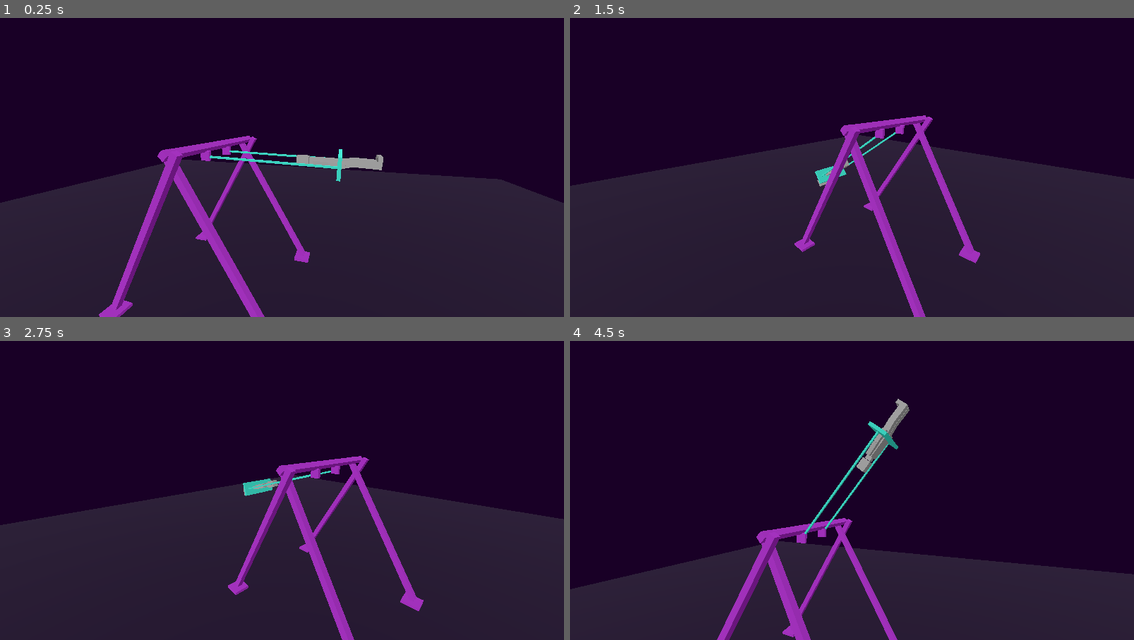
Above: before the commit, frames 1-4 (two rows, left to right).
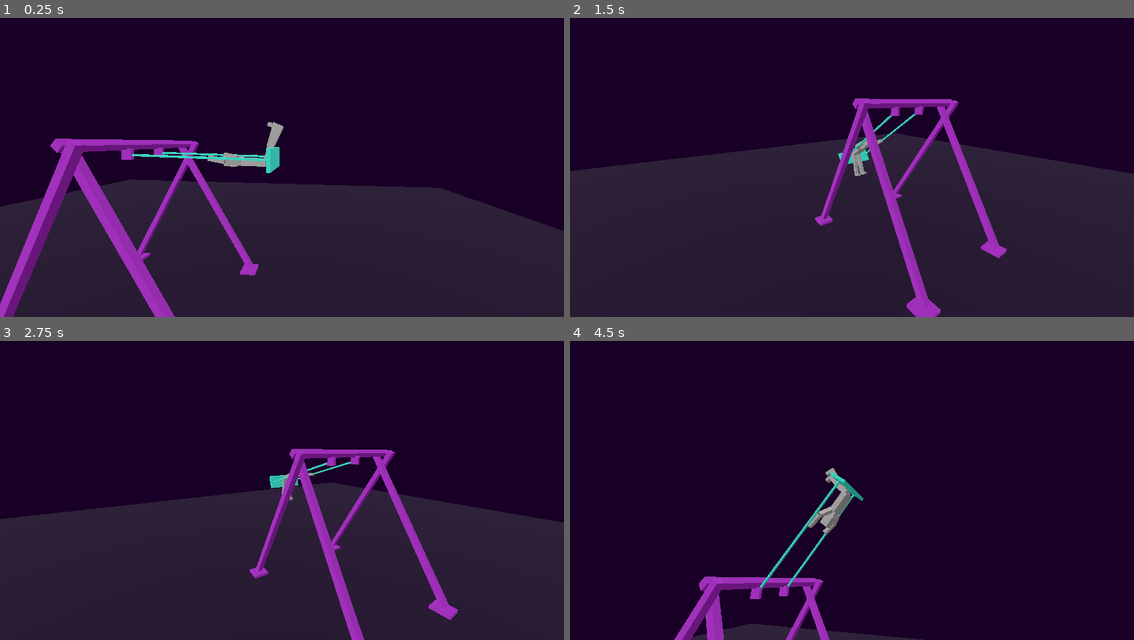
Above: after the commit, the same moments.

Repository: gheja/miniswing
Game: Godot game, scene res://scenes/main_level.tscn
Same seed, same stepped clock (60 frames per second), same inputs: the game is played once before the commit and once after it.
Inputs:
- Up to frame 1 (0.25 s): no input
- Up to frame 2 (1.5 s): tap Enter (action_go) at 0.5, 1.35 s; hold Enter (action_go) 0.53-1.28 s
- Up to frame 3 (2.75 s): hold Enter (action_go) from 2.03 s (still down)
- Up to frame 4 (4.5 s): release Enter (action_go) at 2.78 s; tap Enter (action_go) at 2.85, 4.35 s; hold Enter (action_go) 3.53-4.28 s

The runs differ from the first frame. In frame 1, 15% of the frame differs, in the area x 0-100%, y 34-100%; in frame 2, 8.4%; in frame 3, 7.7%; in frame 4, 28%, in the area x 0-100%, y 19-100%.

Commit message:
Updated character poses

Diff:
--- a/src/scenes/main_level.tscn
+++ b/src/scenes/main_level.tscn
@@ -16,16 +16,34 @@
 [node name="LevelObjects" type="Node3D" parent="."]
 
 [node name="PlayerCharacter" parent="LevelObjects" instance=ExtResource("2_7cews")]
+transform = Transform3D(1, 0, 0, 0, 1, 0, 0, 0, 1, 0, 0.476462, 0)
+
+[node name="ArmLeft2" parent="LevelObjects/PlayerCharacter/Visuals/Body/ArmLeft" index="1"]
+transform = Transform3D(0.992984, -0.118248, 0, 0.118248, 0.992984, 0, 0, 0, 1, 0.00422019, -0.216935, 0)
+
+[node name="ArmRight" parent="LevelObjects/PlayerCharacter/Visuals/Body" index="3"]
+transform = Transform3D(0.990033, -0.140832, 0, 0.140832, 0.990033, 0, 0, 0, 1, 0.109512, 0.339364, 0)
+
+[node name="ArmRight2" parent="LevelObjects/PlayerCharacter/Visuals/Body/ArmRight" index="1"]
+transform = Transform3D(0.995073, 0.0991461, 0, -0.0991461, 0.995073, 0, 0, 0, 1, 0.00422018, -0.216935, 0)
+
+[node name="LegLeft" parent="LevelObjects/PlayerCharacter/Visuals/Body" index="4"]
+transform = Transform3D(1, 0, 0, 0, 0.993773, -0.111417, 0, 0.111417, 0.993773, -0.0662704, -0.00827968, 0)
+
+[node name="LegRight" parent="LevelObjects/PlayerCharacter/Visuals/Body" index="5"]
+transform = Transform3D(1, 0, 0, 0, 0.993774, -0.111417, 0, 0.111417, 0.993774, 0.044616, -0.00827968, 0)
 
 [node name="SwingBase" parent="LevelObjects" instance=ExtResource("3_f0ivg")]
 
 [node name="Ground" parent="LevelObjects" instance=ExtResource("4_ieank")]
 
 [node name="SwingThing" parent="LevelObjects" instance=ExtResource("5_72jvn")]
-transform = Transform3D(1, 0, 0, 0, 0.819192, -0.573519, 0, 0.573519, 0.819192, 0, 2.44563, 0)
+transform = Transform3D(1, 0, 0, 0, 1, 0, 0, 0, 1, 0, 2.44563, 0)
 
 [node name="Camera3D" type="Camera3D" parent="."]
-transform = Transform3D(-0.5, -0.433013, 0.75, -7.45058e-09, 0.866025, 0.5, -0.866025, 0.25, -0.433013, 3, 3, -2)
+transform = Transform3D(-0.5, -0.433013, 0.75, -7.45058e-09, 0.866025, 0.5, -0.866025, 0.25, -0.433013, 2.84605, 2.61969, -2.48212)
 
 [node name="DirectionalLight3D" type="DirectionalLight3D" parent="."]
 transform = Transform3D(-0.258819, -0.683013, 0.683013, 0, 0.707107, 0.707107, -0.965926, 0.183013, -0.183013, 9, 12, 0)
+
+[editable path="LevelObjects/PlayerCharacter"]
--- a/src/scenes/player_character.tscn
+++ b/src/scenes/player_character.tscn
@@ -1,6 +1,420 @@
-[gd_scene load_steps=2 format=3 uid="uid://dbj1co43av26s"]
+[gd_scene load_steps=6 format=3 uid="uid://dbj1co43av26s"]
 
 [ext_resource type="Material" uid="uid://57v5du2uqclu" path="res://materials/white.tres" id="1_207hh"]
+
+[sub_resource type="Animation" id="Animation_yhciw"]
+length = 0.001
+tracks/0/type = "value"
+tracks/0/imported = false
+tracks/0/enabled = true
+tracks/0/path = NodePath("Visuals/Body:rotation")
+tracks/0/interp = 1
+tracks/0/loop_wrap = true
+tracks/0/keys = {
+"times": PackedFloat32Array(0),
+"transitions": PackedFloat32Array(1),
+"update": 0,
+"values": [Vector3(0, 0, 0)]
+}
+tracks/1/type = "value"
+tracks/1/imported = false
+tracks/1/enabled = true
+tracks/1/path = NodePath("Visuals/Body/Neck:rotation")
+tracks/1/interp = 1
+tracks/1/loop_wrap = true
+tracks/1/keys = {
+"times": PackedFloat32Array(0),
+"transitions": PackedFloat32Array(1),
+"update": 0,
+"values": [Vector3(0, 0, 0)]
+}
+tracks/2/type = "value"
+tracks/2/imported = false
+tracks/2/enabled = true
+tracks/2/path = NodePath("Visuals/Body/Neck/Head:rotation")
+tracks/2/interp = 1
+tracks/2/loop_wrap = true
+tracks/2/keys = {
+"times": PackedFloat32Array(0),
+"transitions": PackedFloat32Array(1),
+"update": 0,
+"values": [Vector3(0, 0, 0)]
+}
+tracks/3/type = "value"
+tracks/3/imported = false
+tracks/3/enabled = true
+tracks/3/path = NodePath("Visuals/Body/ArmLeft:rotation")
+tracks/3/interp = 1
+tracks/3/loop_wrap = true
+tracks/3/keys = {
+"times": PackedFloat32Array(0),
+"transitions": PackedFloat32Array(1),
+"update": 0,
+"values": [Vector3(0, 0, -0.159488)]
+}
+tracks/4/type = "value"
+tracks/4/imported = false
+tracks/4/enabled = true
+tracks/4/path = NodePath("Visuals/Body/ArmLeft/ArmLeft2:rotation")
+tracks/4/interp = 1
+tracks/4/loop_wrap = true
+tracks/4/keys = {
+"times": PackedFloat32Array(0),
+"transitions": PackedFloat32Array(1),
+"update": 0,
+"values": [Vector3(0, 0, 0.118525)]
+}
+tracks/5/type = "value"
+tracks/5/imported = false
+tracks/5/enabled = true
+tracks/5/path = NodePath("Visuals/Body/ArmRight:rotation")
+tracks/5/interp = 1
+tracks/5/loop_wrap = true
+tracks/5/keys = {
+"times": PackedFloat32Array(0),
+"transitions": PackedFloat32Array(1),
+"update": 0,
+"values": [Vector3(0, 0, 0.141302)]
+}
+tracks/6/type = "value"
+tracks/6/imported = false
+tracks/6/enabled = true
+tracks/6/path = NodePath("Visuals/Body/ArmRight/ArmRight2:rotation")
+tracks/6/interp = 1
+tracks/6/loop_wrap = true
+tracks/6/keys = {
+"times": PackedFloat32Array(0),
+"transitions": PackedFloat32Array(1),
+"update": 0,
+"values": [Vector3(0, 0, -0.0993092)]
+}
+tracks/7/type = "value"
+tracks/7/imported = false
+tracks/7/enabled = true
+tracks/7/path = NodePath("Visuals/Body/LegLeft:rotation")
+tracks/7/interp = 1
+tracks/7/loop_wrap = true
+tracks/7/keys = {
+"times": PackedFloat32Array(0),
+"transitions": PackedFloat32Array(1),
+"update": 0,
+"values": [Vector3(0.111649, 0, 0)]
+}
+tracks/8/type = "value"
+tracks/8/imported = false
+tracks/8/enabled = true
+tracks/8/path = NodePath("Visuals/Body/LegLeft/LegLeft2:rotation")
+tracks/8/interp = 1
+tracks/8/loop_wrap = true
+tracks/8/keys = {
+"times": PackedFloat32Array(0),
+"transitions": PackedFloat32Array(1),
+"update": 0,
+"values": [Vector3(-0.134914, 0, 0)]
+}
+tracks/9/type = "value"
+tracks/9/imported = false
+tracks/9/enabled = true
+tracks/9/path = NodePath("Visuals/Body/LegRight:rotation")
+tracks/9/interp = 1
+tracks/9/loop_wrap = true
+tracks/9/keys = {
+"times": PackedFloat32Array(0),
+"transitions": PackedFloat32Array(1),
+"update": 0,
+"values": [Vector3(0.111649, 0, 0)]
+}
+tracks/10/type = "value"
+tracks/10/imported = false
+tracks/10/enabled = true
+tracks/10/path = NodePath("Visuals/Body/LegRight/LegRight2:rotation")
+tracks/10/interp = 1
+tracks/10/loop_wrap = true
+tracks/10/keys = {
+"times": PackedFloat32Array(0),
+"transitions": PackedFloat32Array(1),
+"update": 0,
+"values": [Vector3(-0.134914, 0, 0)]
+}
+
+[sub_resource type="Animation" id="Animation_uabo2"]
+resource_name = "idle"
+step = 0.1
+tracks/0/type = "value"
+tracks/0/imported = false
+tracks/0/enabled = true
+tracks/0/path = NodePath("Visuals/Body:rotation")
+tracks/0/interp = 1
+tracks/0/loop_wrap = true
+tracks/0/keys = {
+"times": PackedFloat32Array(0),
+"transitions": PackedFloat32Array(1),
+"update": 0,
+"values": [Vector3(0, 0, 0)]
+}
+tracks/1/type = "value"
+tracks/1/imported = false
+tracks/1/enabled = true
+tracks/1/path = NodePath("Visuals/Body/Neck:rotation")
+tracks/1/interp = 1
+tracks/1/loop_wrap = true
+tracks/1/keys = {
+"times": PackedFloat32Array(0),
+"transitions": PackedFloat32Array(1),
+"update": 0,
+"values": [Vector3(0, 0, 0)]
+}
+tracks/2/type = "value"
+tracks/2/imported = false
+tracks/2/enabled = true
+tracks/2/path = NodePath("Visuals/Body/Neck/Head:rotation")
+tracks/2/interp = 1
+tracks/2/loop_wrap = true
+tracks/2/keys = {
+"times": PackedFloat32Array(0),
+"transitions": PackedFloat32Array(1),
+"update": 0,
+"values": [Vector3(0, 0, 0)]
+}
+tracks/3/type = "value"
+tracks/3/imported = false
+tracks/3/enabled = true
+tracks/3/path = NodePath("Visuals/Body/ArmLeft:rotation")
+tracks/3/interp = 1
+tracks/3/loop_wrap = true
+tracks/3/keys = {
+"times": PackedFloat32Array(0),
+"transitions": PackedFloat32Array(1),
+"update": 0,
+"values": [Vector3(0, 0, -0.159488)]
+}
+tracks/4/type = "value"
+tracks/4/imported = false
+tracks/4/enabled = true
+tracks/4/path = NodePath("Visuals/Body/ArmLeft/ArmLeft2:rotation")
+tracks/4/interp = 1
+tracks/4/loop_wrap = true
+tracks/4/keys = {
+"times": PackedFloat32Array(0),
+"transitions": PackedFloat32Array(1),
+"update": 0,
+"values": [Vector3(0, 0, 0.118525)]
+}
+tracks/5/type = "value"
+tracks/5/imported = false
+tracks/5/enabled = true
+tracks/5/path = NodePath("Visuals/Body/ArmRight:rotation")
+tracks/5/interp = 1
+tracks/5/loop_wrap = true
+tracks/5/keys = {
+"times": PackedFloat32Array(0),
+"transitions": PackedFloat32Array(1),
+"update": 0,
+"values": [Vector3(0, 0, 0.141302)]
+}
+tracks/6/type = "value"
+tracks/6/imported = false
+tracks/6/enabled = true
+tracks/6/path = NodePath("Visuals/Body/ArmRight/ArmRight2:rotation")
+tracks/6/interp = 1
+tracks/6/loop_wrap = true
+tracks/6/keys = {
+"times": PackedFloat32Array(0),
+"transitions": PackedFloat32Array(1),
+"update": 0,
+"values": [Vector3(0, 0, -0.0993092)]
+}
+tracks/7/type = "value"
+tracks/7/imported = false
+tracks/7/enabled = true
+tracks/7/path = NodePath("Visuals/Body/LegLeft:rotation")
+tracks/7/interp = 1
+tracks/7/loop_wrap = true
+tracks/7/keys = {
+"times": PackedFloat32Array(0),
+"transitions": PackedFloat32Array(1),
+"update": 0,
+"values": [Vector3(0.111649, 0, 0)]
+}
+tracks/8/type = "value"
+tracks/8/imported = false
+tracks/8/enabled = true
+tracks/8/path = NodePath("Visuals/Body/LegLeft/LegLeft2:rotation")
+tracks/8/interp = 1
+tracks/8/loop_wrap = true
+tracks/8/keys = {
+"times": PackedFloat32Array(0),
+"transitions": PackedFloat32Array(1),
+"update": 0,
+"values": [Vector3(-0.134914, 0, 0)]
+}
+tracks/9/type = "value"
+tracks/9/imported = false
+tracks/9/enabled = true
+tracks/9/path = NodePath("Visuals/Body/LegRight:rotation")
+tracks/9/interp = 1
+tracks/9/loop_wrap = true
+tracks/9/keys = {
+"times": PackedFloat32Array(0),
+"transitions": PackedFloat32Array(1),
+"update": 0,
+"values": [Vector3(0.111649, 0, 0)]
+}
+tracks/10/type = "value"
+tracks/10/imported = false
+tracks/10/enabled = true
+tracks/10/path = NodePath("Visuals/Body/LegRight/LegRight2:rotation")
+tracks/10/interp = 1
+tracks/10/loop_wrap = true
+tracks/10/keys = {
+"times": PackedFloat32Array(0),
+"transitions": PackedFloat32Array(1),
+"update": 0,
+"values": [Vector3(-0.134914, 0, 0)]
+}
+
+[sub_resource type="Animation" id="Animation_3l6i1"]
+resource_name = "sit_forward"
+step = 0.1
+tracks/0/type = "value"
+tracks/0/imported = false
+tracks/0/enabled = true
+tracks/0/path = NodePath("Visuals/Body:rotation")
+tracks/0/interp = 1
+tracks/0/loop_wrap = true
+tracks/0/keys = {
+"times": PackedFloat32Array(0),
+"transitions": PackedFloat32Array(1),
+"update": 0,
+"values": [Vector3(0, 0, 0)]
+}
+tracks/1/type = "value"
+tracks/1/imported = false
+tracks/1/enabled = true
+tracks/1/path = NodePath("Visuals/Body/Neck:rotation")
+tracks/1/interp = 1
+tracks/1/loop_wrap = true
+tracks/1/keys = {
+"times": PackedFloat32Array(0),
+"transitions": PackedFloat32Array(1),
+"update": 0,
+"values": [Vector3(0, 0, 0)]
+}
+tracks/2/type = "value"
+tracks/2/imported = false
+tracks/2/enabled = true
+tracks/2/path = NodePath("Visuals/Body/Neck/Head:rotation")
+tracks/2/interp = 1
+tracks/2/loop_wrap = true
+tracks/2/keys = {
+"times": PackedFloat32Array(0),
+"transitions": PackedFloat32Array(1),
+"update": 0,
+"values": [Vector3(0, 0, 0)]
+}
+tracks/3/type = "value"
+tracks/3/imported = false
+tracks/3/enabled = true
+tracks/3/path = NodePath("Visuals/Body/ArmLeft:rotation")
+tracks/3/interp = 1
+tracks/3/loop_wrap = true
+tracks/3/keys = {
+"times": PackedFloat32Array(0),
+"transitions": PackedFloat32Array(1),
+"update": 0,
+"values": [Vector3(-0.175074, -2.11689e-08, -2.50348)]
+}
+tracks/4/type = "value"
+tracks/4/imported = false
+tracks/4/enabled = true
+tracks/4/path = NodePath("Visuals/Body/ArmLeft/ArmLeft2:rotation")
+tracks/4/interp = 1
+tracks/4/loop_wrap = true
+tracks/4/keys = {
+"times": PackedFloat32Array(0),
+"transitions": PackedFloat32Array(1),
+"update": 0,
+"values": [Vector3(0, 0, -0.666856)]
+}
+tracks/5/type = "value"
+tracks/5/imported = false
+tracks/5/enabled = true
+tracks/5/path = NodePath("Visuals/Body/ArmRight:rotation")
+tracks/5/interp = 1
+tracks/5/loop_wrap = true
+tracks/5/keys = {
+"times": PackedFloat32Array(0),
+"transitions": PackedFloat32Array(1),
+"update": 0,
+"values": [Vector3(-0.142908, -5.61404e-09, 2.41257)]
+}
+tracks/6/type = "value"
+tracks/6/imported = false
+tracks/6/enabled = true
+tracks/6/path = NodePath("Visuals/Body/ArmRight/ArmRight2:rotation")
+tracks/6/interp = 1
+tracks/6/loop_wrap = true
+tracks/6/keys = {
+"times": PackedFloat32Array(0),
+"transitions": PackedFloat32Array(1),
+"update": 0,
+"values": [Vector3(0, 0, 0.748938)]
+}
+tracks/7/type = "value"
+tracks/7/imported = false
+tracks/7/enabled = true
+tracks/7/path = NodePath("Visuals/Body/LegLeft:rotation")
+tracks/7/interp = 1
+tracks/7/loop_wrap = true
+tracks/7/keys = {
+"times": PackedFloat32Array(0),
+"transitions": PackedFloat32Array(1),
+"update": 0,
+"values": [Vector3(1.44147, 0, 0)]
+}
+tracks/8/type = "value"
+tracks/8/imported = false
+tracks/8/enabled = true
+tracks/8/path = NodePath("Visuals/Body/LegLeft/LegLeft2:rotation")
+tracks/8/interp = 1
+tracks/8/loop_wrap = true
+tracks/8/keys = {
+"times": PackedFloat32Array(0),
+"transitions": PackedFloat32Array(1),
+"update": 0,
+"values": [Vector3(-0.134914, 0, 0)]
+}
+tracks/9/type = "value"
+tracks/9/imported = false
+tracks/9/enabled = true
+tracks/9/path = NodePath("Visuals/Body/LegRight:rotation")
+tracks/9/interp = 1
+tracks/9/loop_wrap = true
+tracks/9/keys = {
+"times": PackedFloat32Array(0),
+"transitions": PackedFloat32Array(1),
+"update": 0,
+"values": [Vector3(1.27802, 0, 0)]
+}
+tracks/10/type = "value"
+tracks/10/imported = false
+tracks/10/enabled = true
+tracks/10/path = NodePath("Visuals/Body/LegRight/LegRight2:rotation")
+tracks/10/interp = 1
+tracks/10/loop_wrap = true
+tracks/10/keys = {
+"times": PackedFloat32Array(0),
+"transitions": PackedFloat32Array(1),
+"update": 0,
+"values": [Vector3(-0.134914, 0, 0)]
+}
+
+[sub_resource type="AnimationLibrary" id="AnimationLibrary_a6pjn"]
+_data = {
+"RESET": SubResource("Animation_yhciw"),
+"idle": SubResource("Animation_uabo2"),
+"sit_forward": SubResource("Animation_3l6i1")
+}
 
 [node name="PlayerCharacter" type="Node3D"]
 
@@ -17,12 +431,12 @@
 material = ExtResource("1_207hh")
 
 [node name="CameraMarker" type="Marker3D" parent="."]
-transform = Transform3D(1, 0, 0, 0, 1, 0, 0, 0, 1, 0, 0.835392, 0)
+transform = Transform3D(1, 0, 0, 0, 1, 0, 0, 0, 1, 0, -0.135784, 0)
 
 [node name="Visuals" type="Node3D" parent="."]
 
 [node name="Body" type="Node3D" parent="Visuals"]
-transform = Transform3D(1, 0, 0, 0, 1, 0, 0, 0, 1, 0, 0, 0)
+transform = Transform3D(1, 0, 0, 0, 1, 0, 0, 0, 1, 0, 0.0881936, 0.0619427)
 
 [node name="CSGBox3D" type="CSGBox3D" parent="Visuals/Body"]
 transform = Transform3D(0.999992, 0, 0, 0, 0.999992, 0, 0, 0, 1, -0.0092048, 0.163975, 0)
@@ -43,28 +457,28 @@
 size = Vector3(0.133789, 0.180908, 0.141602)
 
 [node name="ArmLeft" type="Node3D" parent="Visuals/Body"]
-transform = Transform3D(0.987309, 0.158813, 0, -0.158813, 0.987309, 0, 0, 0, 1, -0.13462, 0.339365, 0)
+transform = Transform3D(0.987309, 0.158813, 0, -0.158813, 0.987309, 0, 0, 0, 1, -0.13462, 0.339364, 0)
 
 [node name="CSGBox3D" type="CSGBox3D" parent="Visuals/Body/ArmLeft"]
 transform = Transform3D(1, 0, 0, 0, 1, 0, 0, 0, 1, 0, -0.106587, 0)
 size = Vector3(0.07, 0.216, 0.07)
 
 [node name="ArmLeft2" type="Node3D" parent="Visuals/Body/ArmLeft"]
-transform = Transform3D(0.992984, -0.118248, 0, 0.118248, 0.992984, 0, 0, 0, 1, 0.00422019, -0.216935, 0)
+transform = Transform3D(0.992984, -0.118248, 0, 0.118248, 0.992984, 0, 0, 0, 1, 0.00422016, -0.216935, 0)
 
 [node name="CSGBox3D" type="CSGBox3D" parent="Visuals/Body/ArmLeft/ArmLeft2"]
 transform = Transform3D(1, 0, 0, 0, 1, 0, 0, 0, 1, 0, -0.111173, 0)
 size = Vector3(0.07, 0.226, 0.07)
 
 [node name="ArmRight" type="Node3D" parent="Visuals/Body"]
-transform = Transform3D(0.990033, -0.140832, 0, 0.140832, 0.990033, 0, 0, 0, 1, 0.109512, 0.339365, 0)
+transform = Transform3D(0.990033, -0.140832, 0, 0.140832, 0.990033, 0, 0, 0, 1, 0.109512, 0.339364, 0)
 
 [node name="CSGBox3D" type="CSGBox3D" parent="Visuals/Body/ArmRight"]
 transform = Transform3D(1, 0, 0, 0, 1, 0, 0, 0, 1, 0, -0.106587, 0)
 size = Vector3(0.07, 0.216, 0.07)
 
 [node name="ArmRight2" type="Node3D" parent="Visuals/Body/ArmRight"]
-transform = Transform3D(0.995073, 0.0991461, 0, -0.0991461, 0.995073, 0, 0, 0, 1, 0.00422019, -0.216935, 0)
+transform = Transform3D(0.995073, 0.0991461, 0, -0.0991461, 0.995073, 0, 0, 0, 1, 0.00422017, -0.216935, 0)
 
 [node name="CSGBox3D" type="CSGBox3D" parent="Visuals/Body/ArmRight/ArmRight2"]
 transform = Transform3D(1, 0, 0, 0, 1, 0, 0, 0, 1, 0, -0.111173, 0)
@@ -75,33 +489,39 @@
 
 [node name="CSGBox3D" type="CSGBox3D" parent="Visuals/Body/LegLeft"]
 transform = Transform3D(1, 0, 0, 0, 1, 0, 0, 0, 1, 0, -0.129362, 0)
-size = Vector3(0.1, 0.262, 0.1)
+size = Vector3(0.08, 0.262, 0.08)
 
 [node name="LegLeft2" type="Node3D" parent="Visuals/Body/LegLeft"]
 transform = Transform3D(1, 0, 0, 0, 0.990913, 0.134505, 0, -0.134505, 0.990913, 0, -0.246602, -1.49012e-08)
 
 [node name="CSGBox3D" type="CSGBox3D" parent="Visuals/Body/LegLeft/LegLeft2"]
 transform = Transform3D(1, 0, 0, 0, 1, 0, 0, 0, 1, 0, -0.153218, 0)
-size = Vector3(0.1, 0.309711, 0.1)
+size = Vector3(0.08, 0.31, 0.08)
 
 [node name="CSGBox3D2" type="CSGBox3D" parent="Visuals/Body/LegLeft/LegLeft2"]
 transform = Transform3D(1, 0, 0, 0, 1, 0, 0, 0, 1, 0, -0.278497, -0.0719819)
-size = Vector3(0.1, 0.0591523, 0.1)
+size = Vector3(0.08, 0.059, 0.08)
 
 [node name="LegRight" type="Node3D" parent="Visuals/Body"]
 transform = Transform3D(1, 0, 0, 0, 0.993774, -0.111417, 0, 0.111417, 0.993774, 0.044616, -0.00827968, 0)
 
 [node name="CSGBox3D" type="CSGBox3D" parent="Visuals/Body/LegRight"]
 transform = Transform3D(1, 0, 0, 0, 1, 0, 0, 0, 1, 0, -0.129362, 0)
-size = Vector3(0.1, 0.262, 0.1)
+size = Vector3(0.08, 0.262, 0.08)
 
 [node name="LegRight2" type="Node3D" parent="Visuals/Body/LegRight"]
 transform = Transform3D(1, 0, 0, 0, 0.990913, 0.134505, 0, -0.134505, 0.990913, 0, -0.246602, -1.49012e-08)
 
 [node name="CSGBox3D" type="CSGBox3D" parent="Visuals/Body/LegRight/LegRight2"]
 transform = Transform3D(1, 0, 0, 0, 1, 0, 0, 0, 1, 0, -0.153218, 0)
-size = Vector3(0.1, 0.309711, 0.1)
+size = Vector3(0.08, 0.31, 0.08)
 
 [node name="CSGBox3D2" type="CSGBox3D" parent="Visuals/Body/LegRight/LegRight2"]
 transform = Transform3D(1, 0, 0, 0, 1, 0, 0, 0, 1, 0, -0.278497, -0.0719819)
-size = Vector3(0.1, 0.0591523, 0.1)
+size = Vector3(0.08, 0.059, 0.08)
+
+[node name="AnimationPlayer" type="AnimationPlayer" parent="."]
+libraries = {
+"": SubResource("AnimationLibrary_a6pjn")
+}
+autoplay = "sit_forward"
